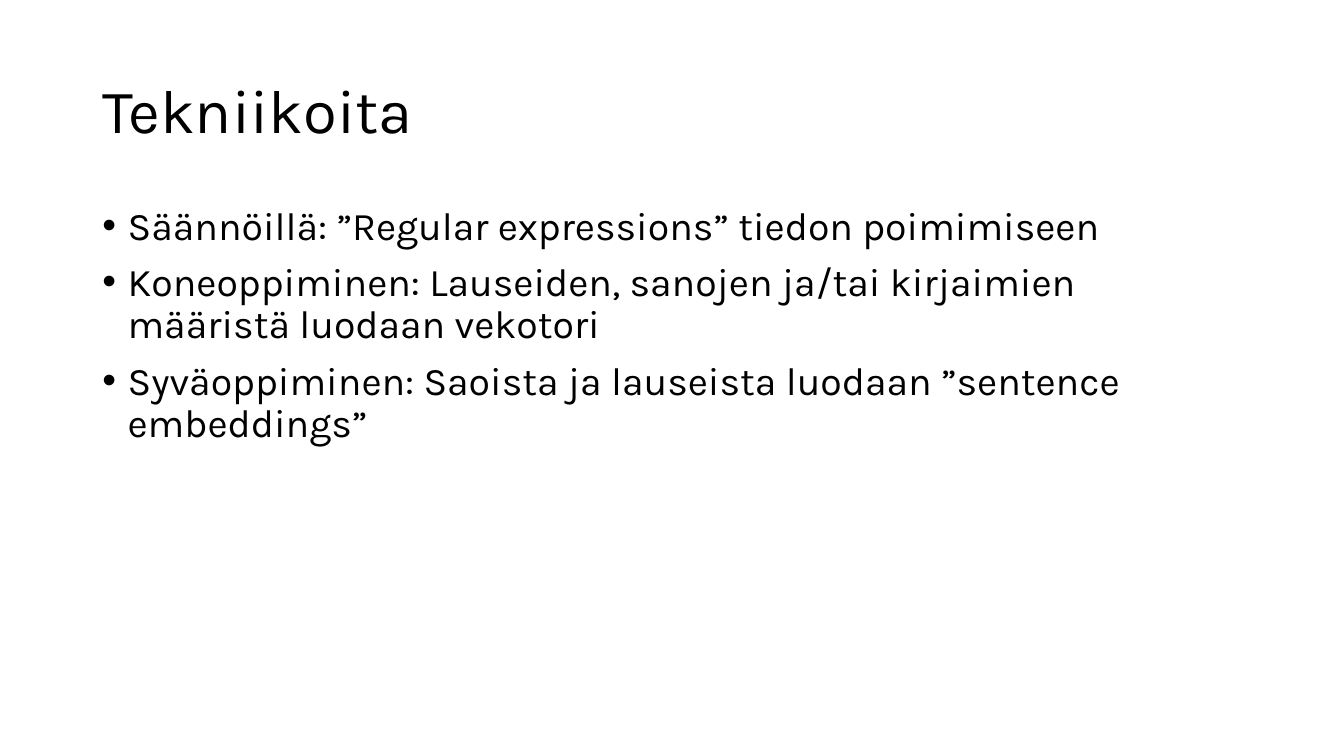
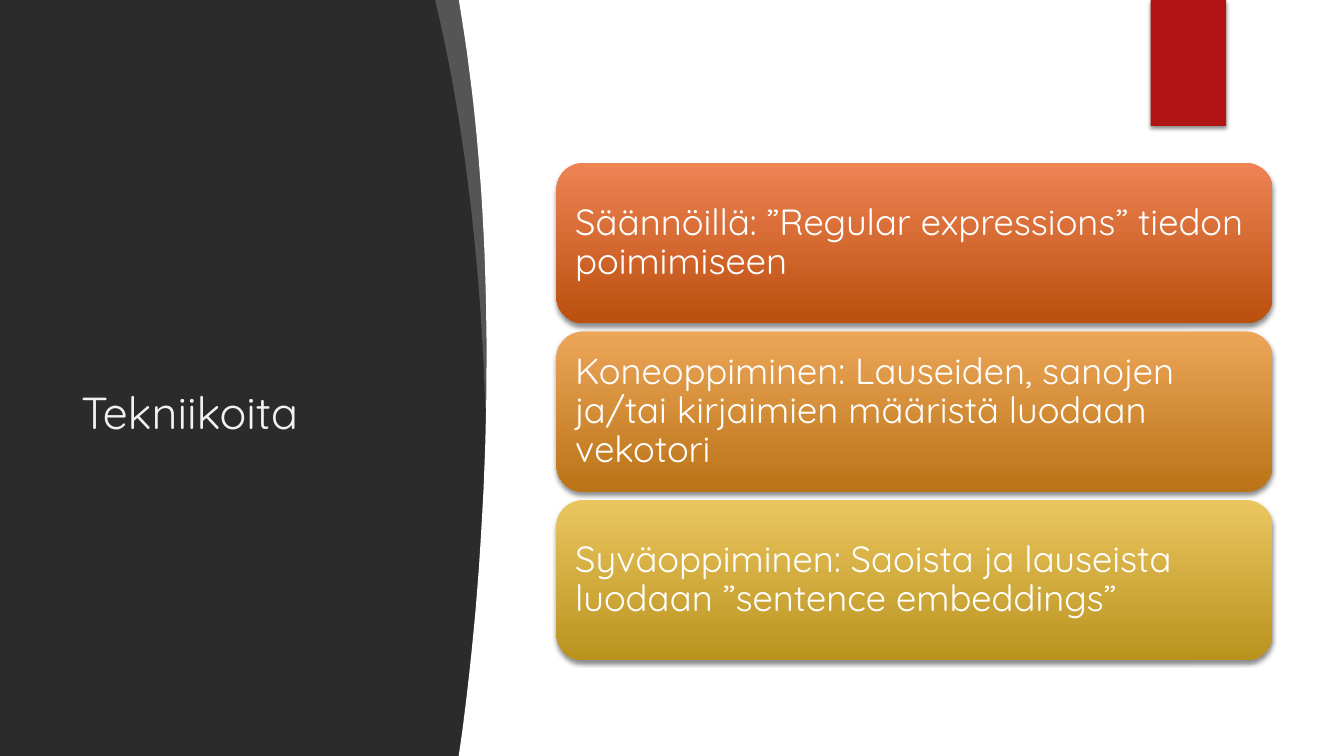
Before and after one commit to Makeezi/nlp, a slide deck: slide 2 of mlm.pptx. Drawn at 1344x756 pixels with LibreOffice and Linux fonts; fonts in the diff are those of the drawing; background and template pictures are left out; a plain dark background stands for a picture behind light text. Boxes give left, top, right and bottom in pixels: in the first picture for what was removed or moved away, otherwise in the second. Text is boxed around its words. In the diff, an @@ line names an element or a change of style, - is before the commit and + after.

```diff
--- a/mlm.pptx
+++ b/mlm.pptx
@@ background #FFFFFF to picture (left out) @@
@@ freeform shape added at <box>436,0,497,409</box>, fill #FFFFFF at 20% opacity @@
@@ freeform shape added at <box>459,0,1344,756</box>, fill #FFFFFF @@
@@ rectangle added at <box>1150,0,1226,126</box>, fill #B01513 @@
@@ title "Tekniikoita": place and size @@
-title "Tekniikoita" at <box>102,90,412,134</box>
+title "Tekniikoita" at <box>81,396,298,430</box>
@@ title "Tekniikoita" at <box>81,396,298,430</box>: size 44 to 32 pt, font Karla to Quicksand, text colour #000000 to #F2F2F2; line spacing 0.9 to 1 @@
@@ ellipse added at <box>949,185,1259,495</box>, fill gradient #F3F3F3 @@
@@ text removed at <box>128,213,1120,447</box> @@
-• Säännöillä: ”Regular expressions” tiedon poimimiseen
-• Koneoppiminen: Lauseiden, sanojen ja/tai kirjaimien määristä luodaan vekotori
-• Syväoppiminen: Saoista ja lauseista luodaan ”sentence embeddings”
@@ group added at <box>557,163,1272,660</box>: 3 rounded rectangles, 3 texts @@
+Säännöillä: ”Regular expressions” tiedon poimimiseen
+Koneoppiminen: Lauseiden, sanojen ja/tai kirjaimien määristä luodaan vekotori
+Syväoppiminen: Saoista ja lauseista luodaan ”sentence embeddings”
```
Also in this commit, not shown: 4 other slides changed, 1 slide added, 1 slide removed, 2 other files.
